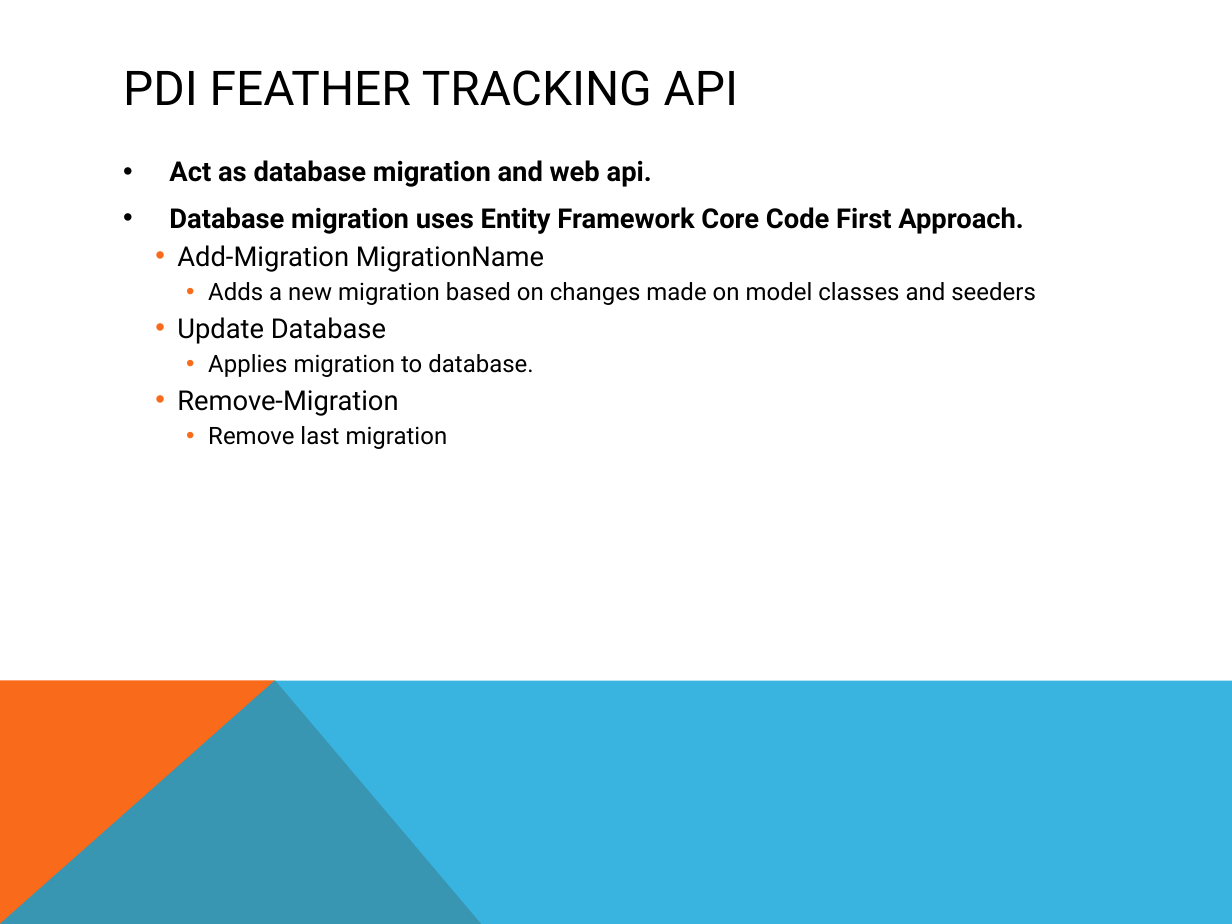
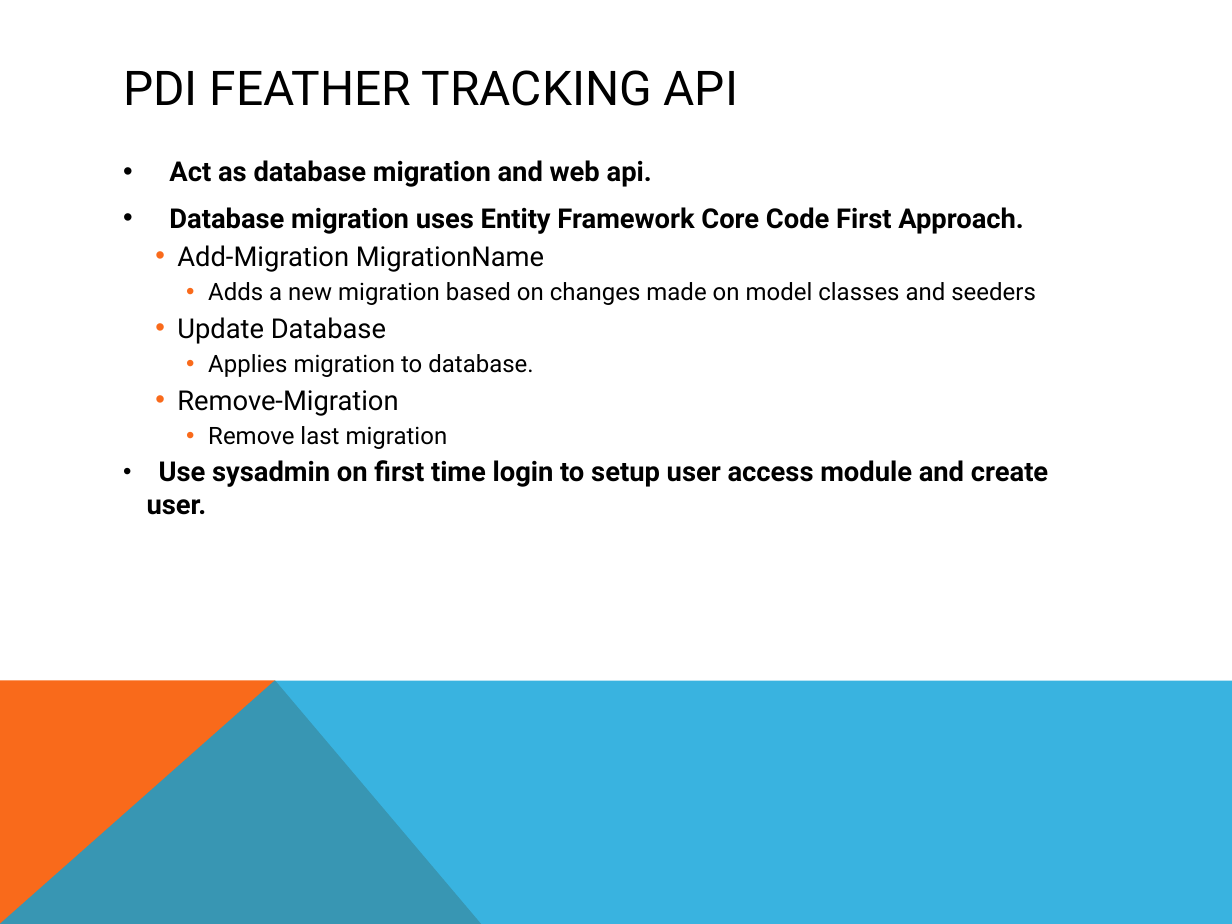
Before and after one commit to chiewx96/PDI_Project, a slide deck: slide 16 of PDI_Feather_Tracking_WPF/PDI_Feather_Tracking_WPF/PDI Feather tracking.pptx (slide 9 before the commit). Drawn at 1232x924 pixels with LibreOffice and Linux fonts; fonts in the diff are those of the drawing. Boxes give left, top, right and bottom in pixels: in the first picture for what was removed or moved away, otherwise in the second. Text is boxed around its words. In the diff, an @@ line names an element or a change of style, - is before the commit and + after.

```diff
--- a/PDI_Feather_Tracking_WPF/PDI_Feather_Tracking_WPF/PDI Feather tracking.pptx
+++ b/PDI_Feather_Tracking_WPF/PDI_Feather_Tracking_WPF/PDI Feather tracking.pptx
@@ text at [147, 460, 1048, 515]: paragraph added @@
+  • Use sysadmin on first time login to setup user access module and create user.
```
Also in this commit, not shown: 5 other slides changed, 8 slides added, 18 other files.
